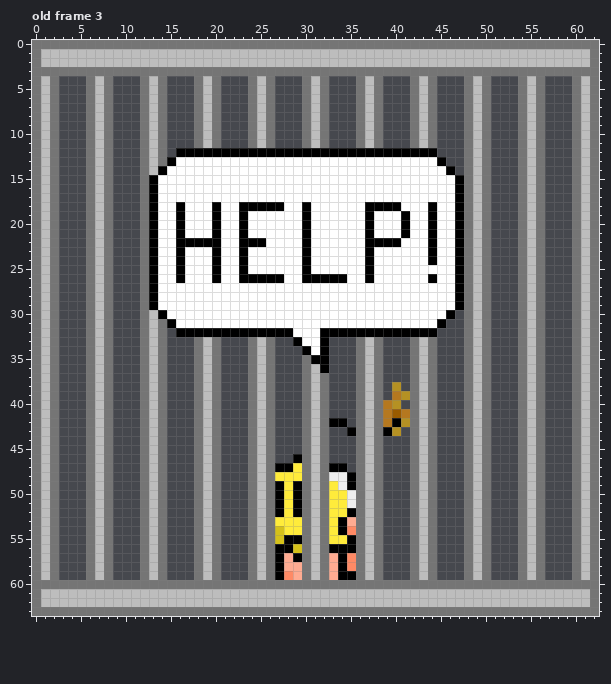
Edited in one commit: pixel-art file (res/sprite/graphic26.aseprite). Above: the version before the commit.
63x64 pixels, 5 frames. Shown: old frame 3. The commit also changed other frames, which this record leaves out.
Now the later version:
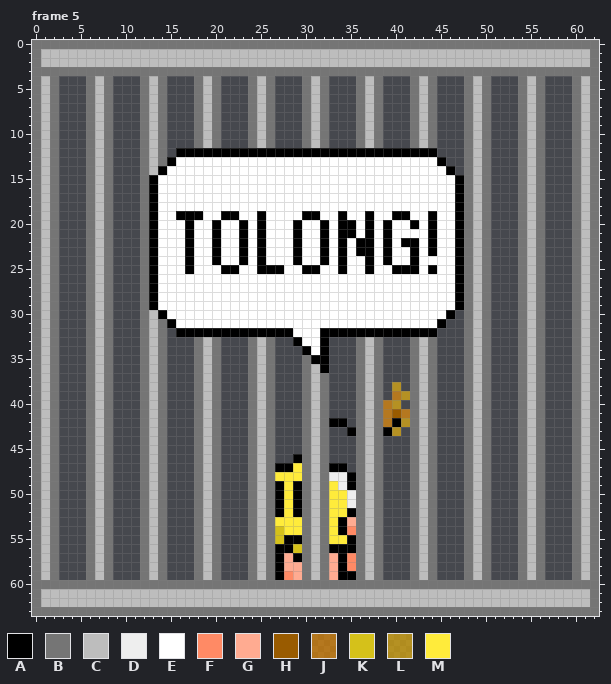
Palette (. is transparent): A #000000  B #757575  C #bdbdbd  D #eeeeee  E #ffffff  F #ff8a65  G #ffab91  H #995b00  J #ff980099  K #d5c11a  L #ffc10799  M #ffeb3b
A new or re-ordered frame is compared with the old frame closest to it.
Changes in this commit:
frames 5 -> 6
Frame 5 is new; against old frame 3, layer "Layer 3":
The author changed colour E to colour A in row 19 at x 17 to 18, 21 to 22, 25, 31, 34 and 40; in row 20 at x 17, 25, 29, 32, 34 to 35, 39 and 42; in row 21 at x 17, 25, 29, 32, 34 to 35 and 39; in row 22 at x 29, 32, 34, 36 and 41 to 42; in row 23 at x 17, 25, 29, 32, 34, 36, 39 and 42; in row 24 at x 17, 25, 29, 32, 34, 39 and 42.
The author changed colour E to colour A in row 25 at x 17, 21 to 22, 25 to 27, 31, 34, 40 to 42 and 44.
The author changed colour A to colour E in row 18 at x 16, 20, 23 to 27, 30, 37 to 40 and 44; in row 19 at x 20 and 23; in rows 20 to 21 at x 16, 30 and 41; in row 22 at x 16, 18 to 19, 24, 30, 38 and 40; in row 23 at x 16 and 30; in row 24 at x 16, 30 and 44.
The author changed colour A to colour E in row 25 at x 16, 20 and 23; in row 26 at x 16, 20, 23 to 27, 30 to 34, 37 and 44.
